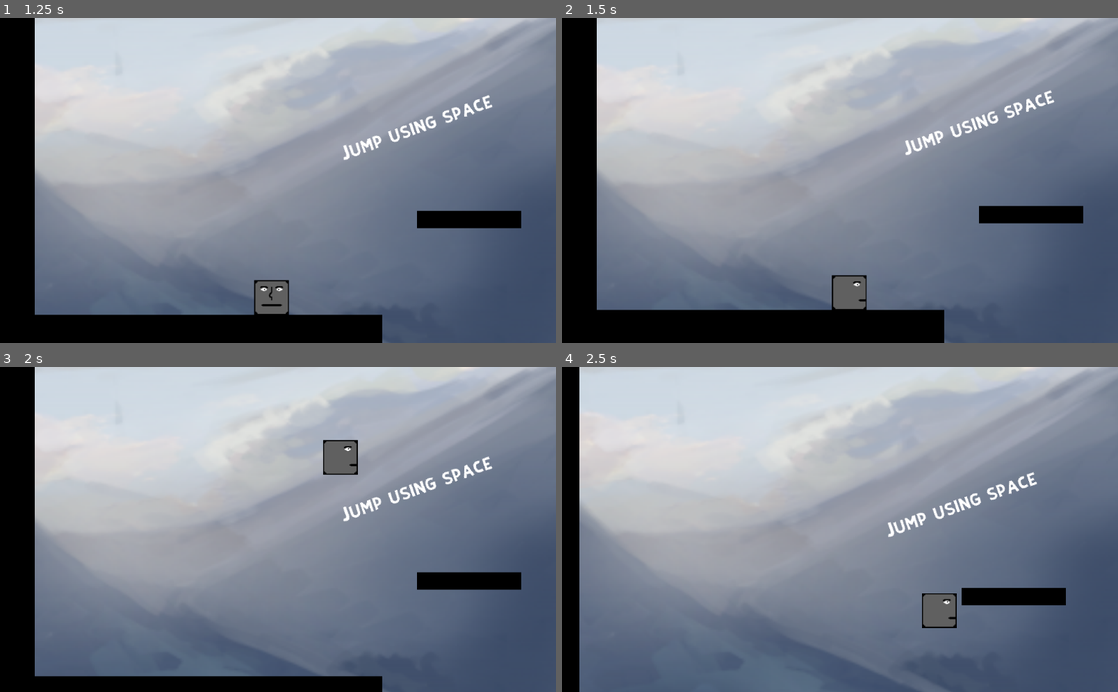
Above: before the commit, frames 1-4 (two rows, left to right).
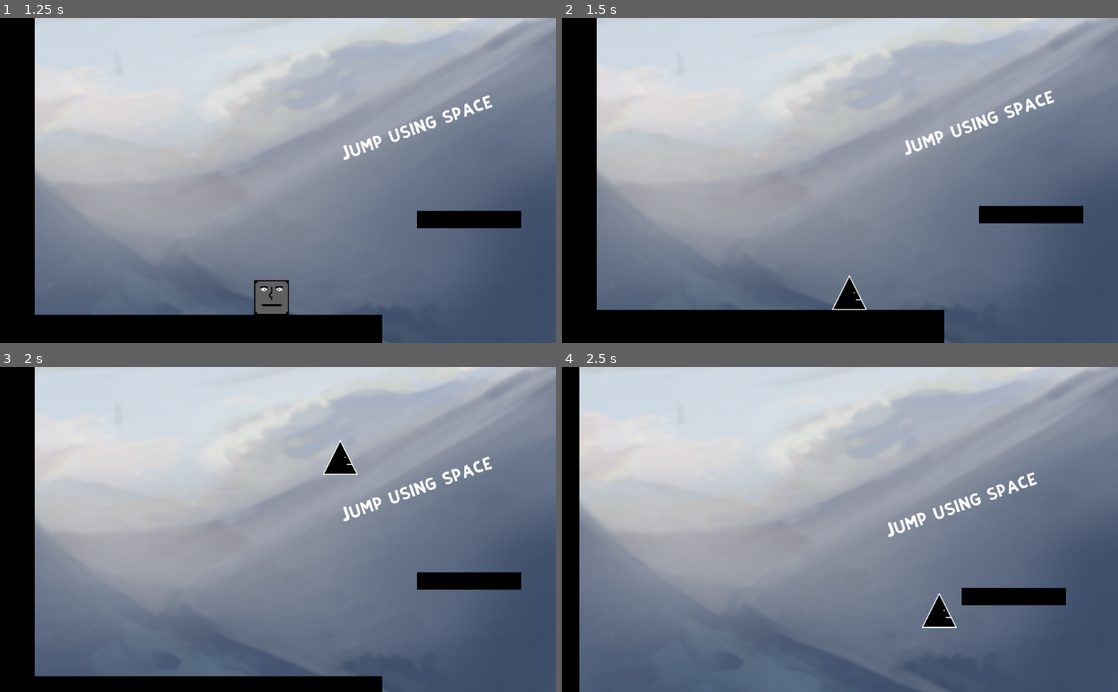
Above: after the commit, the same moments.

Repository: Keegikuskil/Shapes
Game: Godot game, scene res://Title.tscn
The game is run twice, just before and just after one commit, with the same random seed, the same clock (stepped at 60 frames per second) and the same inputs.
Inputs:
- Up to frame 1 (1.25 s): click "Play" at 0.5 s
- Up to frame 2 (1.5 s): hold D (Right) from 1.28 s (still down); tap Z (change1) at 1.35 s
- Up to frame 3 (2 s): keep holding D (Right); tap Space (jump) at 1.52 s
- Up to frame 4 (2.5 s): keep holding D (Right); tap Z (change1) at 2.1 s; tap Space (jump) at 2.27 s

Frame 1 is identical in both runs. In frame 2, 0.7% of the frame differs, in the area x 48-55%, y 79-90%; in frame 3, 0.7%; in frame 4, 0.7%.

Commit message:
tegelase muutmine välimusega

Diff:
--- a/CubePlayer.gd
+++ b/CubePlayer.gd
@@ -10,7 +10,6 @@
 const SQUARE = 1
 const TRIANGLE = 2
 var type = SQUARE
-
 
 #Repeats something
 func _physics_process(_delta):
@@ -44,7 +43,10 @@
 			elif is_near_wall():
 				state = States.WALL
 				continue
-			$Sprite.play("air")
+			if type == SQUARE:
+				$Sprite.play("air")
+			else:
+				$Sprite.play("air2")
 			if Input.is_action_pressed("Right"):
 				velocity.x = lerp(velocity.x,SPEED,0.1) if velocity.x < SPEED else lerp(velocity.x,SPEED,0.03)
 				$Sprite.flip_h = false
@@ -69,36 +71,32 @@
 
 
 
-			#if Input.is_action_pressed("change"):
-
-			#if Input.is_action_just_pressed("change1"): #and JUMPFORCE == -1250:
-				#JUMPFORCE = -1350
-				#SPRINTSPEED = 400
-				#SPEED = 200
-			#elif Input.is_action_just_pressed("change1"): #and JUMPFORCE == -1350:
-				#JUMPFORCE = -1250
-				#SPRINTSPEED = 700
-				#SPEED = 400
-				#plaan B
-
 
 			if Input.is_action_pressed("Right"):
 				if Input.is_action_pressed("sprint"):
 					velocity.x = lerp(velocity.x,SPRINTSPEED,0.1)
 				else:
 					velocity.x = lerp(velocity.x,SPEED,0.1)
-
-				$Sprite.play("move")
+				if type == SQUARE:
+					$Sprite.play("move")
+				else:
+					$Sprite.play("move2")
 				$Sprite.flip_h = false
 			elif Input.is_action_pressed("left"):
 				if Input.is_action_pressed("sprint"):
 					velocity.x = lerp(velocity.x,-SPRINTSPEED,0.1)
 				else:
 					velocity.x = lerp(velocity.x,-SPEED,0.1)
-				$Sprite.play("move")
+				if type == SQUARE:
+					$Sprite.play("move")
+				else:
+					$Sprite.play("move2")
 				$Sprite.flip_h = true
 			else:
-				$Sprite.play("idle")
+				if type == SQUARE:
+					$Sprite.play("idle")
+				else:
+					$Sprite.play("idle2")
 				velocity.x = lerp(velocity.x,0,0.2)
 			if Input.is_action_just_pressed("jump") and is_on_floor():
 				velocity.y = JUMPFORCE
@@ -142,7 +140,8 @@
 
 
 func is_near_wall():
-	return $Wallchecker.is_colliding()
+	if type == SQUARE:
+		return $Wallchecker.is_colliding()
 
 func move_and_fall(slow_fall: bool):
 	velocity.y = velocity.y + GRAVITY
--- a/CubePlayer.tscn
+++ b/CubePlayer.tscn
@@ -14,7 +14,7 @@
 
 [node name="Sprite" type="AnimatedSprite" parent="."]
 frames = ExtResource( 1 )
-animation = "idle"
+animation = "air2"
 
 [node name="shape" type="CollisionShape2D" parent="."]
 position = Vector2( 0, 0.5 )
--- a/cube_spriteframes.tres
+++ b/cube_spriteframes.tres
@@ -1,8 +1,10 @@
-[gd_resource type="SpriteFrames" load_steps=4 format=2]
+[gd_resource type="SpriteFrames" load_steps=6 format=2]
 
 [ext_resource path="res://Assets/PersonalPlayer-spritesCube/uuskuubik.png" type="Texture" id=1]
 [ext_resource path="res://Assets/PersonalPlayer-spritesCube/New Piskel.png" type="Texture" id=2]
 [ext_resource path="res://Assets/PersonalPlayer-spritesCube/oihuuskuubik).png" type="Texture" id=3]
+[ext_resource path="res://Assets/PersonalPlayer-spritesTriangle/kolmnurktegelane.png" type="Texture" id=4]
+[ext_resource path="res://Assets/PersonalPlayer-spritesTriangle/kolmnurkparemale.png" type="Texture" id=5]
 
 [resource]
 animations = [ {
@@ -11,13 +13,28 @@
 "name": "air",
 "speed": 5.0
 }, {
+"frames": [ ExtResource( 5 ) ],
+"loop": true,
+"name": "air2",
+"speed": 5.0
+}, {
 "frames": [ ExtResource( 2 ) ],
 "loop": true,
 "name": "idle",
+"speed": 5.0
+}, {
+"frames": [ ExtResource( 4 ) ],
+"loop": true,
+"name": "idle2",
 "speed": 5.0
 }, {
 "frames": [ ExtResource( 1 ) ],
 "loop": true,
 "name": "move",
 "speed": 5.0
+}, {
+"frames": [ ExtResource( 5 ) ],
+"loop": true,
+"name": "move2",
+"speed": 5.0
 } ]
